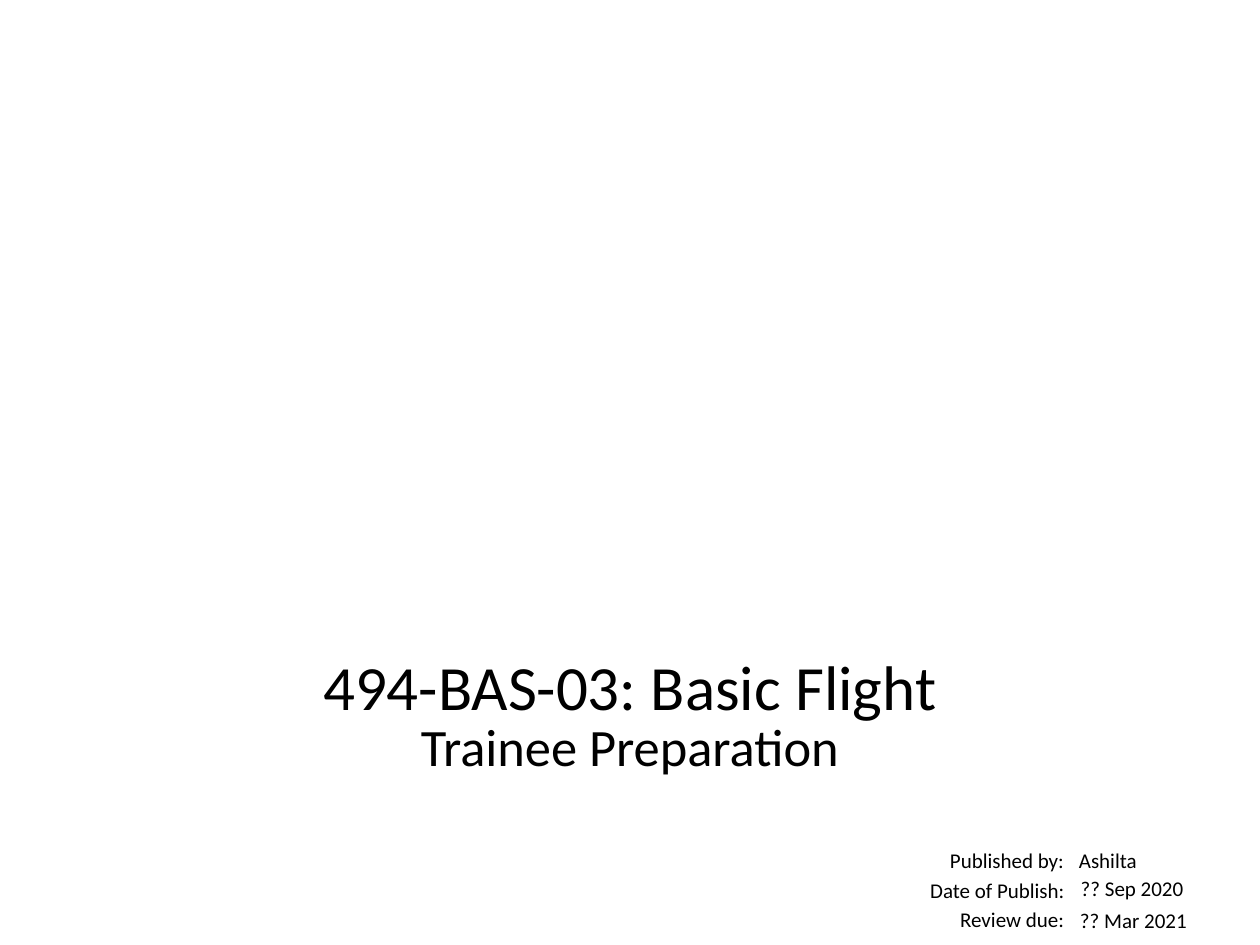
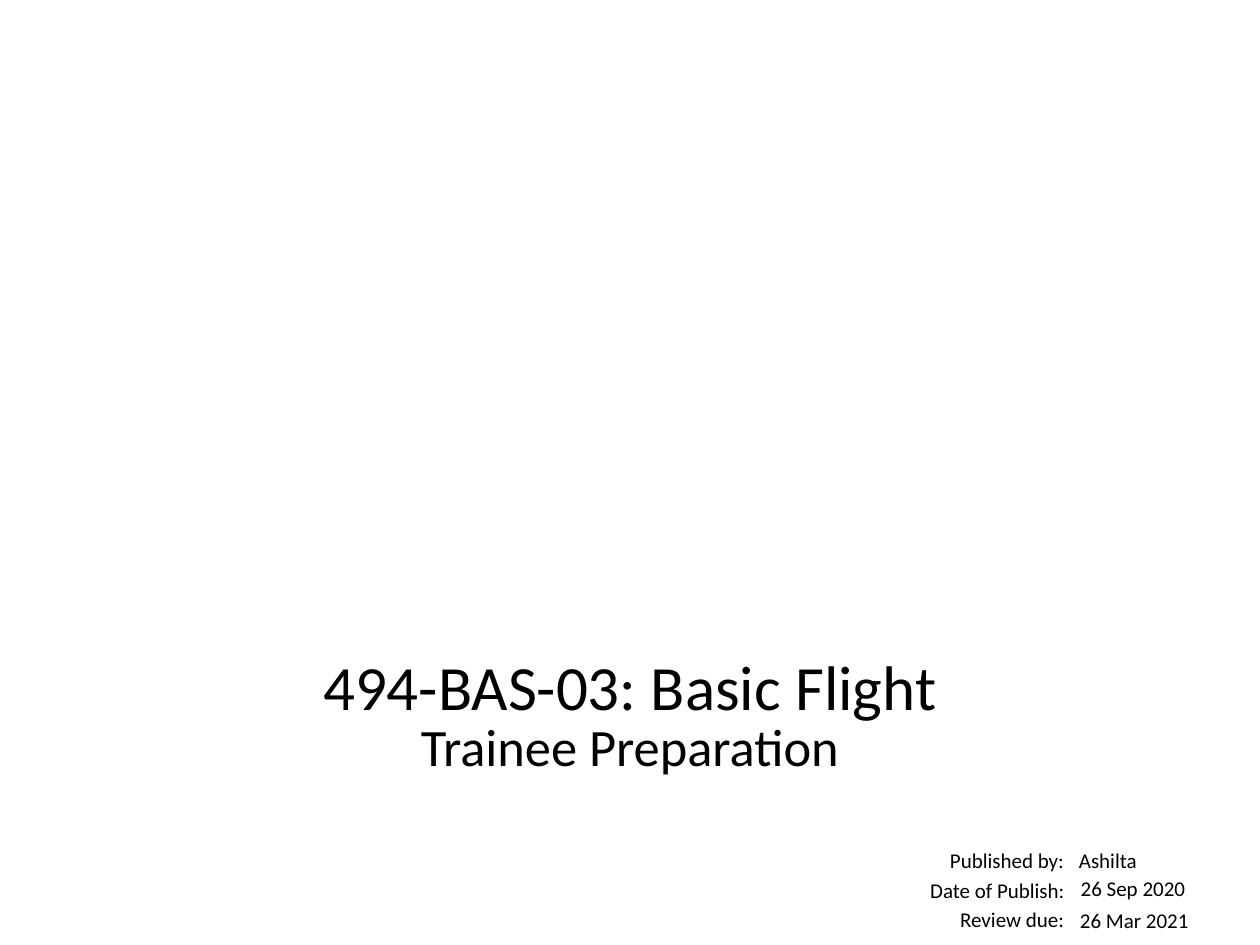
Before and after one commit to 132nd-vWing/132-TRP-494, a slide deck: slide 1 of TRP/BAS/BAS-03/494-BAS-03 - Trainee Presentation.pptx. Drawn at 1260x945 pixels with LibreOffice and Linux fonts; fonts in the diff are those of the drawing; background and template pictures are left out. Boxes give left, top, right and bottom in pixels: in the first picture for what was removed or moved away, otherwise in the second. Text is boxed around its words. In the diff, an @@ line names an element or a change of style, - is before the commit and + after.

Commit message:
Completed BAS-03 presentation

```diff
--- a/TRP/BAS/BAS-03/494-BAS-03 - Trainee Presentation.pptx
+++ b/TRP/BAS/BAS-03/494-BAS-03 - Trainee Presentation.pptx
@@ text at (x1=1081, y1=881, x2=1185, y2=900): text changed @@
-?? Sep 2020
+26 Sep 2020
@@ text at (x1=1080, y1=913, x2=1189, y2=928): text changed @@
-?? Mar 2021
+26 Mar 2021
```
Also in this commit, not shown: 2 other slides changed, 15 slides added.
